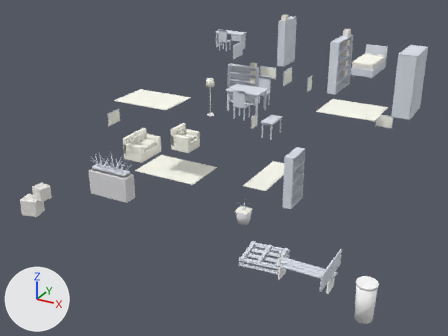
The glTF model assets/models/props.glb, before and after one commit.
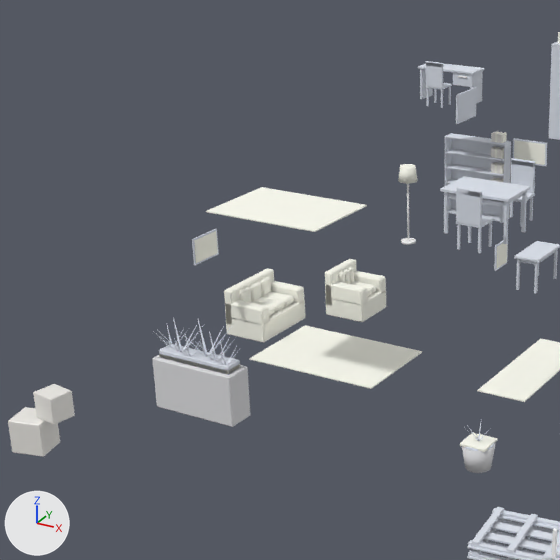
Old and new are each drawn whole from a 50 mm camera at (9.28, -20.91, 9.66) aimed at (-0.81, -2.58, 0.49) and again close up on the part from 4% to 63% of the width and 0% to 79% of the height. Arrows for +X, +Y and +Z are at lower left; the lights stay in place. The last two pictures show the newer version. Where no turn or scale is listed for an object, it has been applied to the vertices. Vertices at exactly the same position are counted once.

In view in the first close-up: 'Butaca_Salon', 'Cajas_Patio', 'Cajas_Patio_2', 'Decor_NoCol', 'Estante_Salon', 'Maceta_Patio', 'Macetero_Patio', 'Mesa_Aux_Salon', 'Mesa_Galeria', 'Pales_Patio', 'Silla_Galeria_2', 'Sofa_Salon' and 5 more.
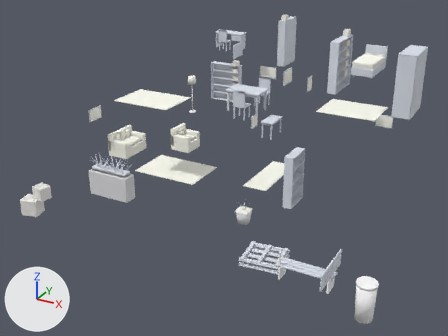
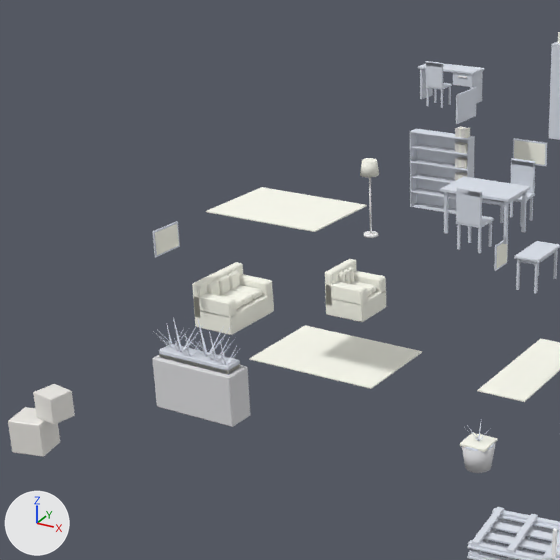
What differs and where, as boxes [x1, y1, x2, y2] in the close-ups (560 x 560 px; the box of a moved part takes in the faces that stretch with it):
'Decor_NoCol', reshaped: before [192, 87, 560, 402]; after [152, 87, 560, 402]
'Sofa_Salon', moved: before [224, 268, 305, 343]; after [192, 262, 274, 335]
'Estante_Salon', moved: before [445, 131, 511, 222]; after [410, 126, 475, 214]
part 1 of me_decor_nocol, moved or reshaped: before [398, 164, 418, 184]; after [360, 158, 379, 178]
part 2 of me_decor_nocol, moved or reshaped: before [194, 231, 218, 263]; after [155, 224, 179, 255]
part 3 of me_decor_nocol, moved or reshaped: before [401, 238, 416, 245]; after [364, 231, 378, 238]
part 4 of me_decor_nocol, moved or reshaped: before [407, 184, 409, 240]; after [369, 178, 372, 234]
part 5 of me_decor_nocol, moved or reshaped: before [192, 229, 219, 265]; after [152, 221, 180, 257]

The change in detail:
me_decor_nocol is used by ob_decor_nocol; location (0.0, 0.0, 0.0).
me_decor_nocol had 632 vertices, 1164 faces and spanned x -5.36..4.4, y -4.3..6.28, z 0.0..4.8.
me_decor_nocol now has 632 vertices, 1164 faces and spans x -6.27..4.4, y -4.3..6.28, z 0.0..4.8.
me_decor_nocol part 1: the loose piece of 40 vertices spanning x -5.17..-4.73, y 3.38..3.82, z 1.45..1.79 is moved by (-1.0, 0.0, 0.0).
me_decor_nocol part 2: the loose piece of 24 vertices spanning x -5.34..-5.32, y -3.41..-2.78, z 1.63..2.07 is moved by (-0.91, 0.0, 0.0).
me_decor_nocol part 3: the loose piece of 40 vertices spanning x -5.12..-4.78, y 3.43..3.77, z 0.0..0.05 is moved by (-1.0, 0.0, 0.0).
me_decor_nocol part 4: the loose piece of 24 vertices spanning x -4.97..-4.93, y 3.58..3.62, z 0.03..1.47 is moved by (-1.0, 0.0, 0.0).
me_decor_nocol part 5: the loose piece of 24 vertices spanning x -5.36..-5.33, y -3.45..-2.75, z 1.6..2.1 is moved by (-0.91, 0.0, 0.0).
Object 'Estante_Salon' (ob_estante_salon) moves from (-4.5, 6.12, 0.0) to (-5.46, 6.12, 0.0).
Object 'Sofa_Salon' (ob_sofa_salon) moves from (-4.85, -2.05, 0.0) to (-5.6, -2.05, 0.0).
